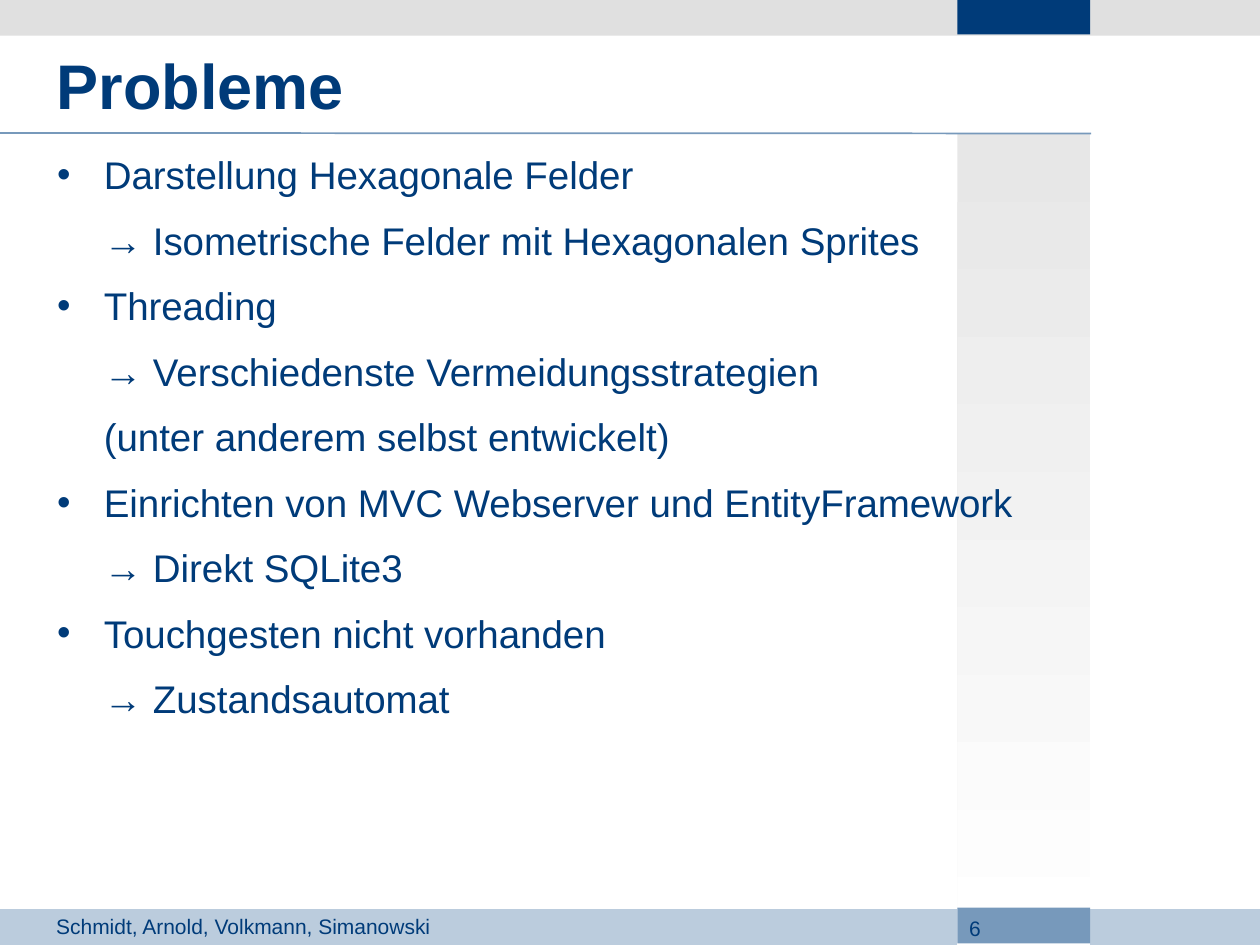
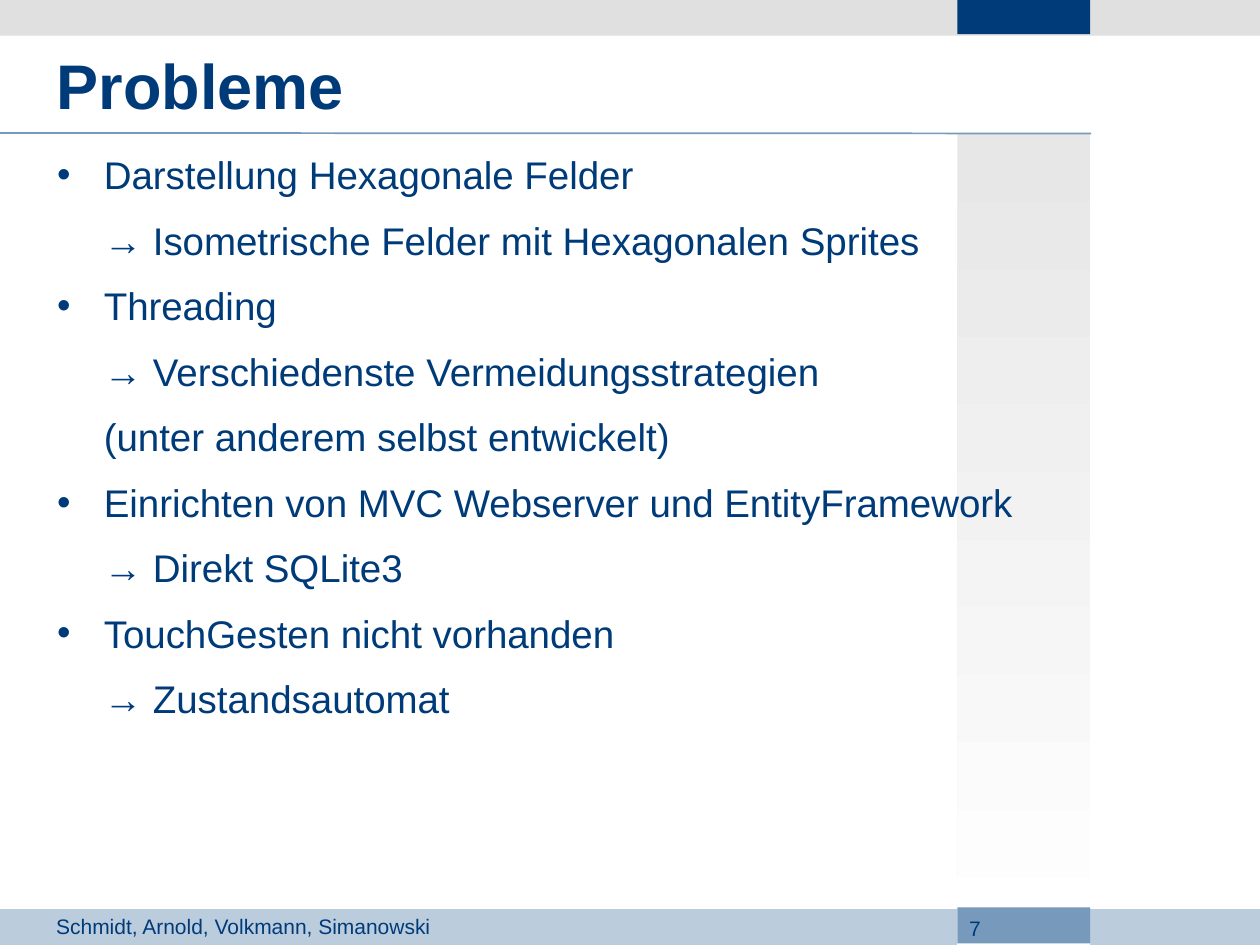
Before and after one commit to Lopt/ascendancy, a slide deck: slide 7 of docs/Projektdefinition/3_Presentation.odp (slide 6 before the commit). Drawn at 1260x945 pixels with LibreOffice and Linux fonts; fonts in the diff are those of the drawing; background and template pictures are left out. Boxes give left, top, right and bottom in pixels: in the first picture for what was removed or moved away, otherwise in the second. Text is boxed around its words. In the diff, an @@ line names an element or a change of style, - is before the commit and + after.

```diff
--- a/docs/Projektdefinition/3_Presentation.odp
+++ b/docs/Projektdefinition/3_Presentation.odp
@@ text at bbox=[104, 620, 615, 649]: text changed @@
-• Touchgesten nicht vorhanden
+• TouchGesten nicht vorhanden
@@ page number at bbox=[969, 921, 981, 936]: text changed @@
-6
+7
```
Also in this commit, not shown: 4 other slides changed, 1 slide added.
